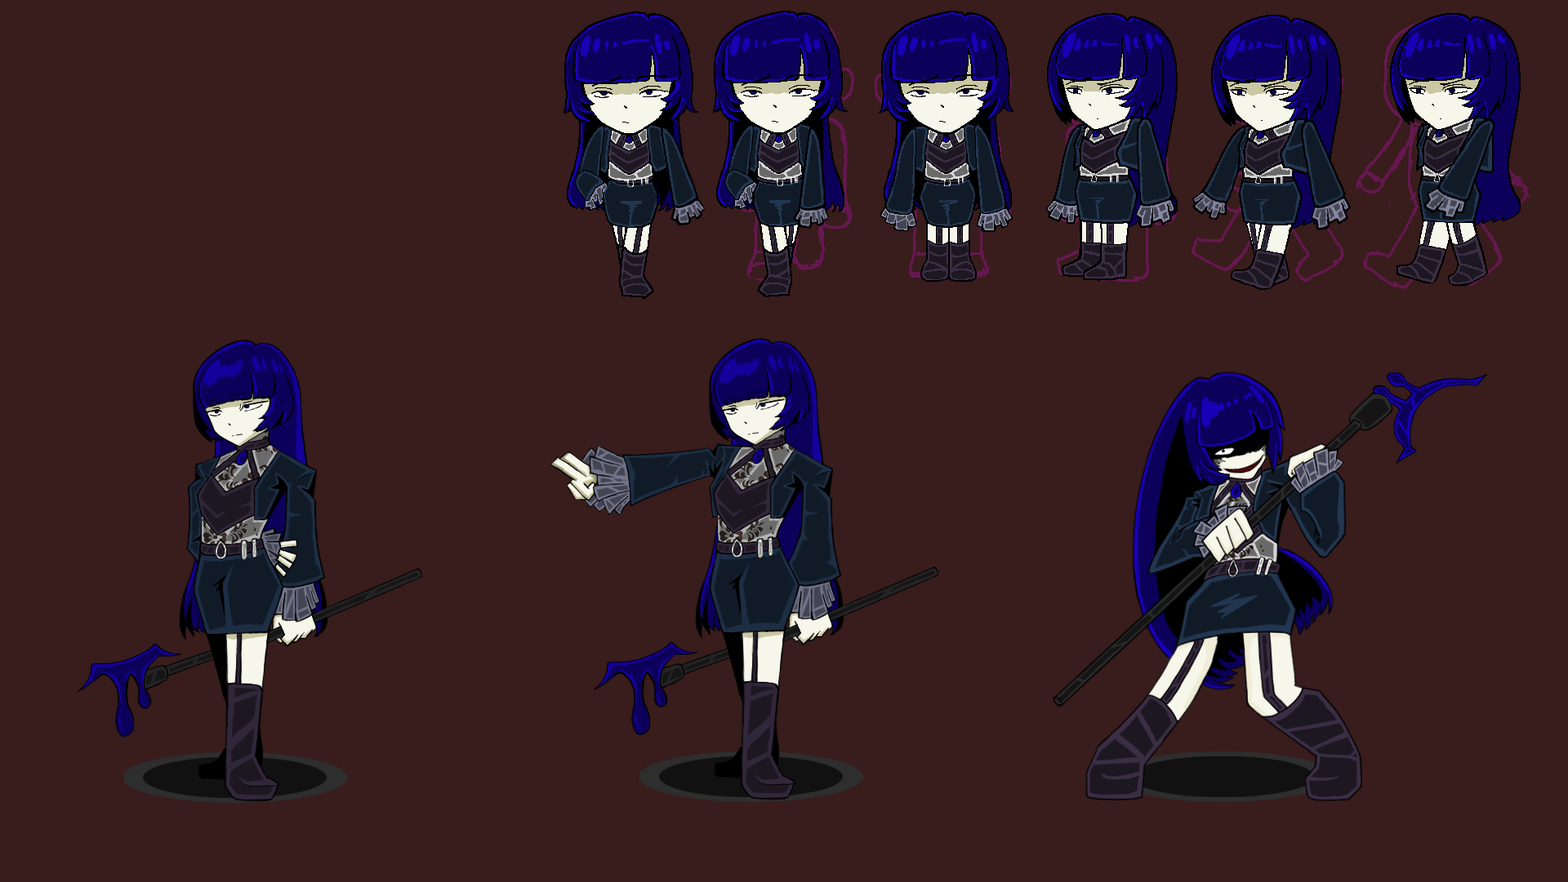
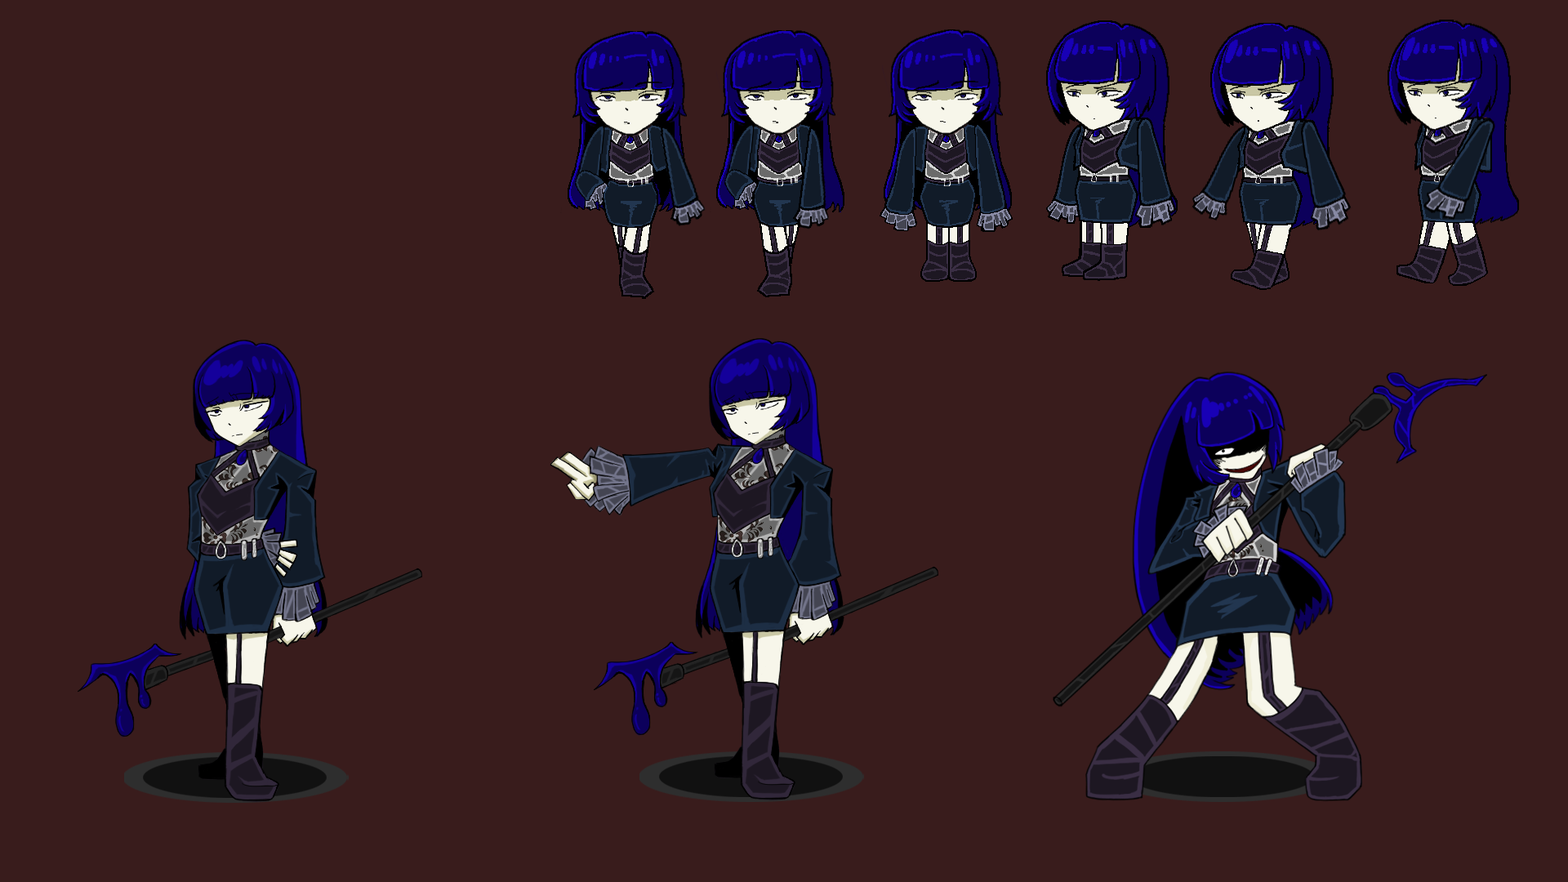
Revision of a layered 1568 × 882 image; what changed, layer by layer:
painted on "얼굴선" (1st of 6, in "SD앞" › "전진2" › "몸통") over [591, 74, 669, 125]
painted on "빛" (4th of 25, in "SD앞" › "전진2" › "몸통") over [566, 12, 685, 210]
painted on "선" (5th of 27, in "SD앞" › "전진2" › "몸통") over [563, 11, 699, 214]
painted on "채색" (5th of 27, in "SD앞" › "전진2" › "몸통") over [565, 11, 697, 214]
painted on "얼굴선" (2nd of 6, in "SD앞" › "전진1" › "몸통") over [740, 73, 818, 124]
painted on "빛" (8th of 25, in "SD앞" › "전진1" › "몸통") over [716, 11, 834, 209]
painted on "선" (10th of 27, in "SD앞" › "전진1" › "몸통") over [712, 10, 848, 214]
painted on "채색" (10th of 27, in "SD앞" › "전진1" › "몸통") over [714, 10, 847, 213]
painted on "얼굴선" (3rd of 6, in "SD앞" › "정지" › "몸통") over [906, 73, 984, 123]
painted on "빛" (12th of 25, in "SD앞" › "정지" › "몸통") over [882, 11, 1000, 137]
painted on "선" (14th of 27, in "SD앞" › "정지" › "몸통") over [878, 10, 1014, 137]
painted on "채색" (14th of 27, in "SD앞" › "정지" › "몸통") over [882, 10, 1013, 137]
painted on "얼굴선" (4th of 6, in "SD옆" › "전진2" › "몸통") over [1407, 75, 1476, 120]
painted on "빛" (15th of 25, in "SD옆" › "전진2" › "몸통") over [1387, 13, 1506, 179]
painted on "선" (17th of 27, in "SD옆" › "전진2" › "몸통") over [1387, 13, 1521, 231]
painted on "채색" (17th of 27, in "SD옆" › "전진2" › "몸통") over [1389, 14, 1519, 230]
painted on "얼굴선" (5th of 6, in "SD옆" › "전진1" › "몸통") over [1229, 77, 1297, 122]
painted on "빛" (19th of 25, in "SD옆" › "전진1" › "몸통") over [1210, 15, 1327, 181]
painted on "선" (21st of 27, in "SD옆" › "전진1" › "몸통") over [1210, 14, 1342, 233]
painted on "채색" (21st of 27, in "SD옆" › "전진1" › "몸통") over [1211, 16, 1341, 232]
painted on "빛" (23rd of 25, in "SD옆" › "정지" › "몸통") over [1046, 13, 1163, 139]
painted on "선" (25th of 27, in "SD옆" › "정지" › "몸통") over [1046, 13, 1178, 164]
painted on "채색" (25th of 27, in "SD옆" › "정지" › "몸통") over [1047, 14, 1176, 152]
hid "걸음러프" over [717, 17, 1531, 290]
…and 7 more changes (7 painted, 6 stack)